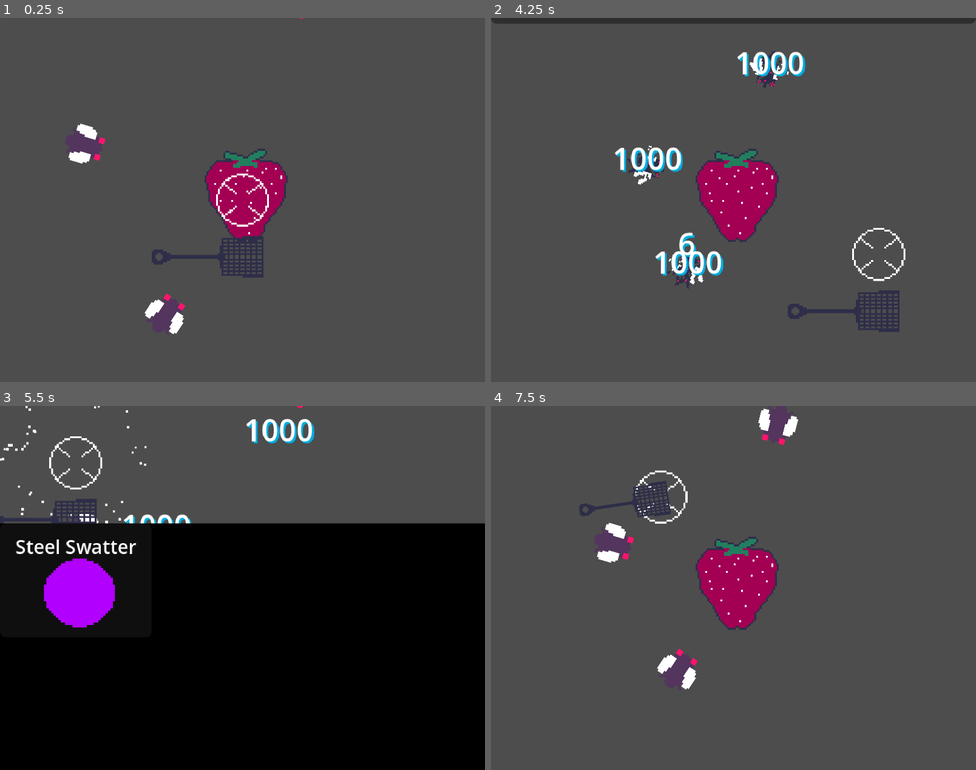
Above: before the commit, frames 1-4 (two rows, left to right).
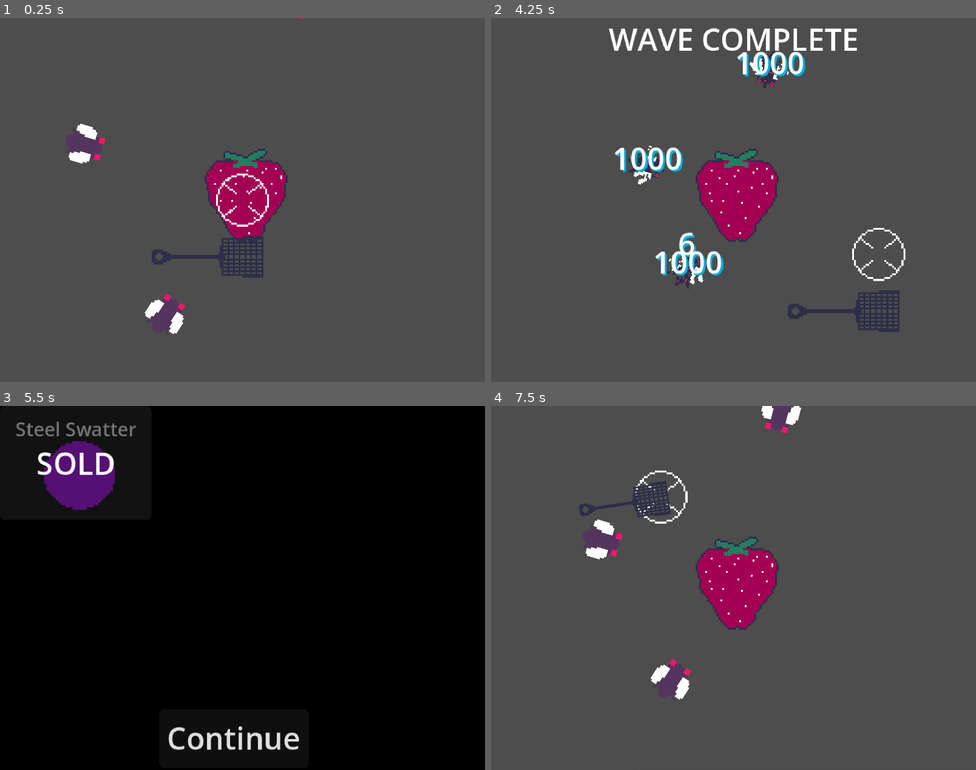
Above: after the commit, the same moments.

Repository: mathew-tran/fly-swatter
Game: Godot game, scene res://Scenes/Main.tscn
The game is run twice, just before and just after one commit, with the same random seed, the same clock (stepped at 60 frames per second) and the same inputs.
Inputs (mouse positions are in pixels of both pictures, inside the frame that each line leads up to):
- Up to frame 1 (0.25 s): no input
- Up to frame 2 (4.25 s): move the mouse to (840, 181) at 0.52 s; press the mouse at (840, 181) at 0.53 s; move the mouse to (636, 218) at 1.27 s; release the mouse at (636, 218) at 1.28 s; click (636, 218) at 1.35 s; move the mouse to (782, 119) at 2.02 s; press the mouse at (782, 119) at 2.03 s; move the mouse to (709, 272) at 2.77 s; release the mouse at (709, 272) at 2.78 s; click (709, 272) at 2.85 s; move the mouse to (879, 254) at 3.52 s; press the mouse at (879, 254) at 3.53 s; tap F1 (f1_debug) at 4.15 s
- Up to frame 3 (5.5 s): move the mouse to (97, 533) at 4.27 s; release the mouse at (97, 533) at 4.28 s; click (97, 533) at 4.35 s; click (77, 464) at 5 s, where only the run after the commit has a clickable "Steel Swatter"
- Up to frame 4 (7.5 s): click "Steel Swatter" (after the commit: "Continue") at 5.75 s; move the mouse to (757, 588) at 6.52 s; press the mouse at (757, 588) at 6.53 s; move the mouse to (660, 497) at 7.27 s; release the mouse at (660, 497) at 7.28 s; click (660, 497) at 7.35 s

The runs differ from the first frame. In frame 2, 2.8% of the frame differs, in the area x 0-100%, y 0-9%; in frame 3, 35%, in the area x 0-100%, y 0-95%; in frame 4, 1.1%.

Commit message:
purchase button allows ability purchase

Diff:
--- a/flyswatter/Prefabs/EndRoundUI.tscn
+++ b/flyswatter/Prefabs/EndRoundUI.tscn
@@ -1,10 +1,7 @@
-[gd_scene load_steps=8 format=3 uid="uid://bha5tadieudnf"]
+[gd_scene load_steps=7 format=3 uid="uid://bha5tadieudnf"]
 
 [ext_resource type="Script" uid="uid://pojrx4a05251" path="res://Scripts/EndRoundUI.gd" id="1_hnpde"]
-[ext_resource type="PackedScene" uid="uid://be0dvrvbes50o" path="res://Prefabs/UI/AbilityPurchaseButton.tscn" id="2_816by"]
-
-[sub_resource type="StyleBoxFlat" id="StyleBoxFlat_kln2b"]
-bg_color = Color(0, 0, 0, 1)
+[ext_resource type="PackedScene" uid="uid://bja2g2wmeuxqv" path="res://Prefabs/UI/Shop.tscn" id="2_816by"]
 
 [sub_resource type="Animation" id="Animation_hnpde"]
 length = 0.001
@@ -18,7 +15,7 @@
 "times": PackedFloat32Array(0),
 "transitions": PackedFloat32Array(1),
 "update": 0,
-"values": [Vector2(0, -24)]
+"values": [Vector2(0, -215)]
 }
 
 [sub_resource type="Animation" id="Animation_hxvin"]
@@ -30,14 +27,15 @@
 tracks/0/interp = 1
 tracks/0/loop_wrap = true
 tracks/0/keys = {
-"times": PackedFloat32Array(0, 0.46, 0.63, 1),
-"transitions": PackedFloat32Array(1, 1, 1, 1),
+"times": PackedFloat32Array(0, 0.466667, 0.63),
+"transitions": PackedFloat32Array(1, 1, 1),
 "update": 0,
-"values": [Vector2(0, -24), Vector2(0, 0), Vector2(0, 0), Vector2(0, 192)]
+"values": [Vector2(0, -192), Vector2(0, -192), Vector2(0, 0)]
 }
 
 [sub_resource type="Animation" id="Animation_816by"]
 resource_name = "leave"
+length = 0.5
 tracks/0/type = "value"
 tracks/0/imported = false
 tracks/0/enabled = true
@@ -45,10 +43,10 @@
 tracks/0/interp = 1
 tracks/0/loop_wrap = true
 tracks/0/keys = {
-"times": PackedFloat32Array(0, 1),
+"times": PackedFloat32Array(0, 0.5),
 "transitions": PackedFloat32Array(1, 1),
 "update": 0,
-"values": [Vector2(0, 192), Vector2(0, 400)]
+"values": [Vector2(0, 0), Vector2(0, 192)]
 }
 
 [sub_resource type="AnimationLibrary" id="AnimationLibrary_816by"]
@@ -61,7 +59,8 @@
 [node name="EndRoundUI" type="Panel" groups=["EndRoundUI"]]
 anchors_preset = 10
 anchor_right = 1.0
-offset_top = -24.0
+offset_top = -215.0
+offset_bottom = -191.0
 grow_horizontal = 2
 script = ExtResource("1_hnpde")
 
@@ -69,32 +68,23 @@
 layout_mode = 1
 anchors_preset = 10
 anchor_right = 1.0
-offset_bottom = 23.0
+offset_top = 192.0
+offset_bottom = 215.0
 grow_horizontal = 2
 text = "WAVE COMPLETE"
 horizontal_alignment = 1
 vertical_alignment = 1
 
-[node name="Shop" type="Panel" parent="."]
-custom_minimum_size = Vector2(256, 192)
-layout_mode = 1
-anchors_preset = 15
-anchor_right = 1.0
-anchor_bottom = 1.0
-offset_top = -192.0
-offset_bottom = -24.0
-grow_horizontal = 2
-grow_vertical = 2
-theme_override_styles/panel = SubResource("StyleBoxFlat_kln2b")
-
-[node name="HBoxContainer" type="HBoxContainer" parent="Shop"]
+[node name="Shop" parent="." instance=ExtResource("2_816by")]
 layout_mode = 0
-offset_right = 40.0
-offset_bottom = 40.0
-alignment = 1
-
-[node name="Button" parent="Shop/HBoxContainer" instance=ExtResource("2_816by")]
-layout_mode = 2
+anchors_preset = 0
+anchor_right = 0.0
+anchor_bottom = 0.0
+offset_top = 0.0
+offset_right = 256.0
+offset_bottom = 192.0
+grow_horizontal = 1
+grow_vertical = 1
 
 [node name="AnimationPlayer" type="AnimationPlayer" parent="."]
 libraries = {
--- a/flyswatter/Prefabs/Player.tscn
+++ b/flyswatter/Prefabs/Player.tscn
@@ -145,5 +145,5 @@
 [node name="CollisionShape2D" type="CollisionShape2D" parent="HitArea"]
 shape = SubResource("CircleShape2D_b43ah")
 
-[node name="Abilities" type="Node2D" parent="."]
+[node name="Abilities" type="Node2D" parent="." groups=["Abilities"]]
 script = ExtResource("4_vxq8l")
--- a/flyswatter/Prefabs/UI/AbilityPurchaseButton.tscn
+++ b/flyswatter/Prefabs/UI/AbilityPurchaseButton.tscn
@@ -26,4 +26,26 @@
 offset_bottom = 56.0
 texture = ExtResource("1_pm5rk")
 
+[node name="StatusPanel" type="Panel" parent="."]
+layout_mode = 1
+anchors_preset = 15
+anchor_right = 1.0
+anchor_bottom = 1.0
+grow_horizontal = 2
+grow_vertical = 2
+
+[node name="Label" type="Label" parent="StatusPanel"]
+layout_mode = 1
+anchors_preset = 14
+anchor_top = 0.5
+anchor_right = 1.0
+anchor_bottom = 0.5
+offset_top = -11.5
+offset_bottom = 11.5
+grow_horizontal = 2
+grow_vertical = 2
+text = "SOLD"
+horizontal_alignment = 1
+vertical_alignment = 1
+
 [connection signal="button_up" from="." to="." method="_on_button_up"]
--- /dev/null
+++ b/flyswatter/Prefabs/UI/Shop.gd
@@ -0,0 +1,8 @@
+extends Panel
+
+class_name Shop
+
+signal Complete
+
+func CompleteShopping():
+	Complete.emit()
--- /dev/null
+++ b/flyswatter/Prefabs/UI/Shop.tscn
@@ -0,0 +1,40 @@
+[gd_scene load_steps=5 format=3 uid="uid://bja2g2wmeuxqv"]
+
+[ext_resource type="PackedScene" uid="uid://be0dvrvbes50o" path="res://Prefabs/UI/AbilityPurchaseButton.tscn" id="1_3duwf"]
+[ext_resource type="Script" uid="uid://7viwgvu3p56d" path="res://Prefabs/UI/Shop.gd" id="1_rxqh3"]
+[ext_resource type="Script" uid="uid://cgfcqouvl1e0e" path="res://Scripts/UI/ContinueButton.gd" id="2_rxqh3"]
+
+[sub_resource type="StyleBoxFlat" id="StyleBoxFlat_kln2b"]
+bg_color = Color(0, 0, 0, 1)
+
+[node name="Shop" type="Panel" groups=["Shop"]]
+custom_minimum_size = Vector2(256, 192)
+anchors_preset = 15
+anchor_right = 1.0
+anchor_bottom = 1.0
+offset_top = -192.0
+offset_bottom = -192.0
+grow_horizontal = 2
+grow_vertical = 2
+theme_override_styles/panel = SubResource("StyleBoxFlat_kln2b")
+script = ExtResource("1_rxqh3")
+
+[node name="HBoxContainer" type="HBoxContainer" parent="."]
+layout_mode = 0
+offset_right = 40.0
+offset_bottom = 40.0
+alignment = 1
+
+[node name="Button" parent="HBoxContainer" instance=ExtResource("1_3duwf")]
+layout_mode = 2
+
+[node name="ContinueButton" type="Button" parent="."]
+layout_mode = 0
+offset_left = 84.0
+offset_top = 160.0
+offset_right = 163.0
+offset_bottom = 191.0
+text = "Continue"
+script = ExtResource("2_rxqh3")
+
+[connection signal="button_up" from="ContinueButton" to="ContinueButton" method="_on_button_up"]
--- a/flyswatter/Scripts/Abilities/AbilityHolder.gd
+++ b/flyswatter/Scripts/Abilities/AbilityHolder.gd
@@ -4,7 +4,8 @@
 
 var MaxAbilityAmount = 5
 
-func AddAbility(ability : Ability):
+func AddAbility(abilityData : AbilityData):
+	var ability = abilityData.AbilityObject.instantiate()
 	add_child(ability)
 	ability.Implement()
 
--- a/flyswatter/Scripts/Autoload/Finder.gd
+++ b/flyswatter/Scripts/Autoload/Finder.gd
@@ -3,8 +3,14 @@
 func GetPlayer() -> Player:
 	return get_tree().get_nodes_in_group("Player")[0]
 
+func GetShop() -> Shop:
+	return get_tree().get_nodes_in_group("Shop")[0]
+
 func GetBugs() -> Node2D:
-	return get_tree().get_nodes_in_group("Bugs")[0].get_children()[0]
+	var bugs = get_tree().get_nodes_in_group("Bugs")[0]
+	if bugs.get_child_count() > 0:
+		return bugs.get_children()[0]
+	return null
 
 func GetStrawberry() -> Strawberry:
 	return get_tree().get_nodes_in_group("Strawberry")[0]
@@ -17,3 +23,6 @@
 
 func GetGame() -> Game:
 	return get_tree().get_nodes_in_group("Game")[0]
+
+func GetAbilities() -> AbilityHolder:
+	return get_tree().get_nodes_in_group("Abilities")[0]
--- a/flyswatter/Scripts/EndRoundUI.gd
+++ b/flyswatter/Scripts/EndRoundUI.gd
@@ -5,6 +5,7 @@
 signal EndRoundAnimFinished
 
 func _ready() -> void:
+	$AnimationPlayer.play("RESET")
 	Finder.GetGame().RoundEnded.connect(OnRoundedEnded)
 	Finder.GetGame().RoundStarted.connect(OnRoundStarted)
 
--- a/flyswatter/Scripts/Game.gd
+++ b/flyswatter/Scripts/Game.gd
@@ -11,7 +11,6 @@
 
 var bFirstWave = true
 
-
 func _ready() -> void:
 	Waves = Helper.GetAllFilePaths("res://Content/Waves/")
 	SpawnNextWave()
@@ -22,6 +21,9 @@
 		RoundEnded.emit()
 		await Finder.GetEndRoundUI().EndRoundAnimFinished
 
+
+	if bFirstWave == false:
+		await Finder.GetShop().Complete
 
 	if is_instance_valid(CurrentWave):
 		CurrentWave.queue_free()
@@ -44,8 +46,9 @@
 
 func KillAllBugs():
 	var bugs = Finder.GetBugs()
-	for bug in bugs.get_children():
-		bug.Hit(1000)
+	if bugs:
+		for bug in bugs.get_children():
+			bug.Hit(1000)
 
 func _input(event: InputEvent) -> void:
 
--- a/flyswatter/Scripts/UI/AbilityPurchaseButton.gd
+++ b/flyswatter/Scripts/UI/AbilityPurchaseButton.gd
@@ -3,7 +3,8 @@
 enum PURCHASE_STATE {
 	PURCHASEABLE,
 	SOLD,
-	UNPURCHARSEABLE
+	CANNOT_AFFORD,
+	NO_SPACE
 }
 
 @export var AbilityDataRef : AbilityData
@@ -14,12 +15,31 @@
 	Update()
 
 func Update():
+	$StatusPanel.visible = false
+	if CurrentState != PURCHASE_STATE.PURCHASEABLE:
+		$StatusPanel.visible = true
+		match CurrentState:
+			PURCHASE_STATE.SOLD:
+				$StatusPanel/Label.text = "SOLD"
+			PURCHASE_STATE.CANNOT_AFFORD:
+				$StatusPanel/Label.text = "CANNOT AFFORD"
+			PURCHASE_STATE.NO_SPACE:
+				$StatusPanel/Label.text = "NO SPACE"
+		disabled = true
+	else:
+		disabled = false
 	$AbilityLabel.text = AbilityDataRef.AbilityName
 	$AbilityImage.texture = AbilityDataRef.AbilityImage
-	# Determine state
-	pass
+
 
 
 
 func _on_button_up() -> void:
-	pass
+	match CurrentState:
+		PURCHASE_STATE.PURCHASEABLE:
+			if AbilityDataRef.CanPurchase():
+				pass
+				CurrentState = PURCHASE_STATE.SOLD
+				Finder.GetAbilities().AddAbility(AbilityDataRef)
+	Update()
+	release_focus()
--- /dev/null
+++ b/flyswatter/Scripts/UI/ContinueButton.gd
@@ -0,0 +1,5 @@
+extends Button
+
+func _on_button_up() -> void:
+	Finder.GetShop().CompleteShopping()
+	release_focus()
Not shown, added: flyswatter/Prefabs/UI/Shop.gd.uid
Not shown, added: flyswatter/Scripts/UI/ContinueButton.gd.uid
